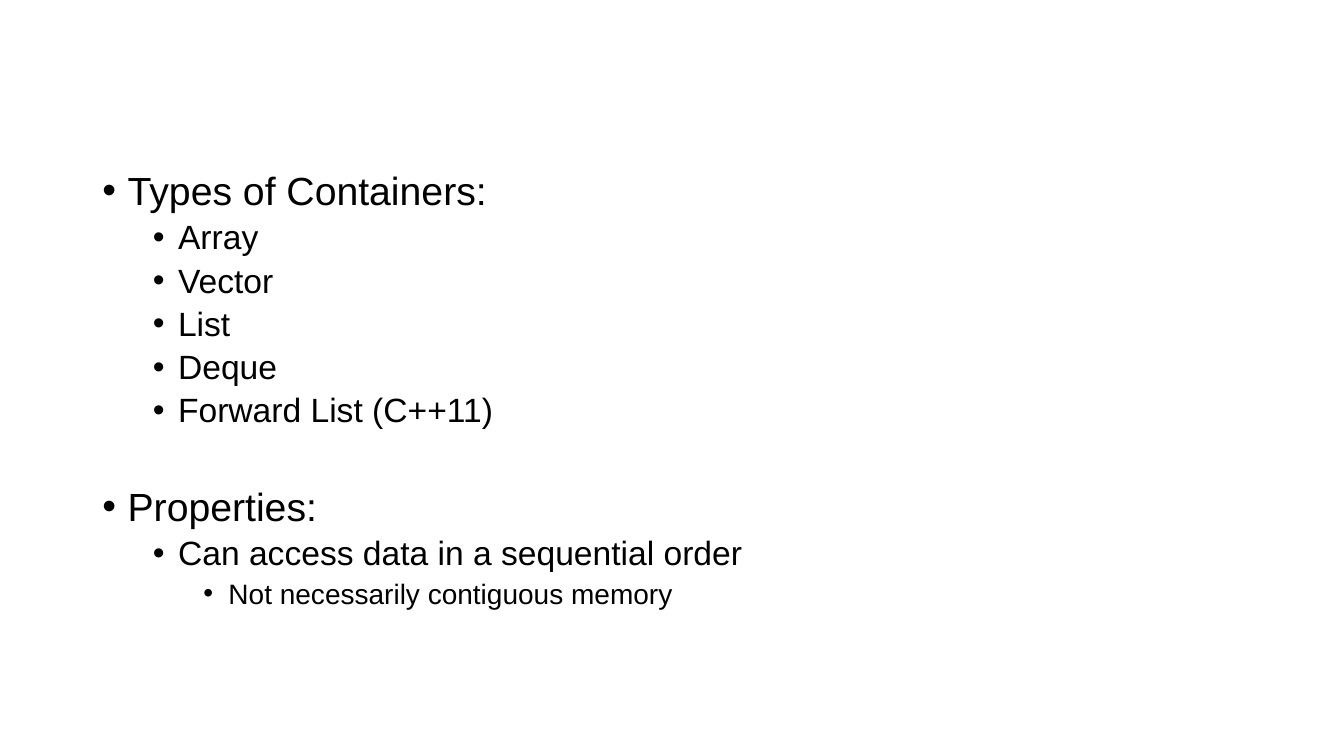
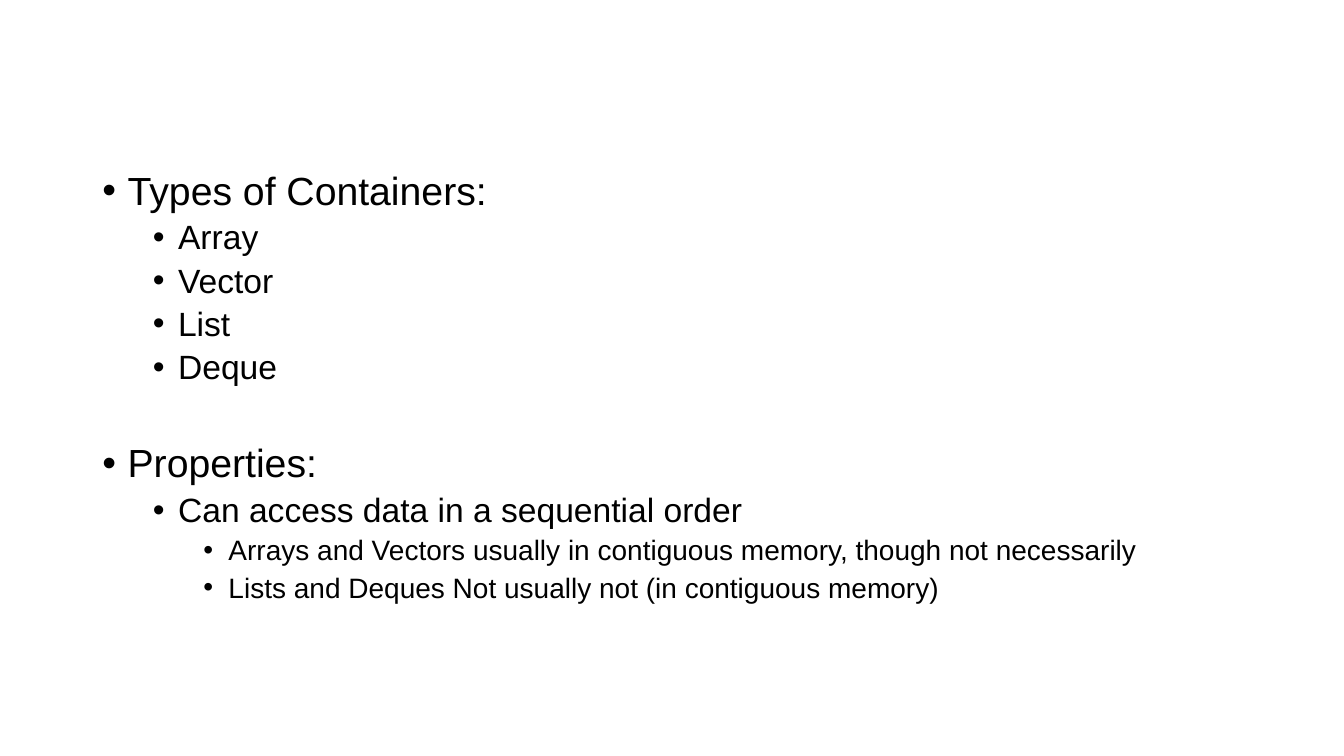
Before and after one commit to FeeneyCodes/INFO3135Fall2025, a slide deck: slide 4 of Week 10 (Nov. 17th, STL - Michael sick)/Standard Template Librabry.pptx. Drawn at 1344x756 pixels with LibreOffice and Linux fonts; fonts in the diff are those of the drawing; background and template pictures are left out. Boxes give left, top, right and bottom in pixels: in the first picture for what was removed or moved away, otherwise in the second. Text is boxed around its words. In the diff, an @@ line names an element or a change of style, - is before the commit and + after.

```diff
--- a/Week 10 (Nov. 17th, STL - Michael sick)/Standard Template Librabry.pptx
+++ b/Week 10 (Nov. 17th, STL - Michael sick)/Standard Template Librabry.pptx
@@ text at [178, 397, 493, 429]: paragraph removed @@
-  • Forward List (C++11)
@@ text at [228, 539, 1136, 603]: text changed @@
-    • Not necessarily contiguous memory
+    • Arrays and Vectors usually in contiguous memory, though not necessarily
+    • Lists and Deques Not usually not (in contiguous memory)
```
Also in this commit, not shown: 4 other slides changed, 1 slide removed, 16 other files.
